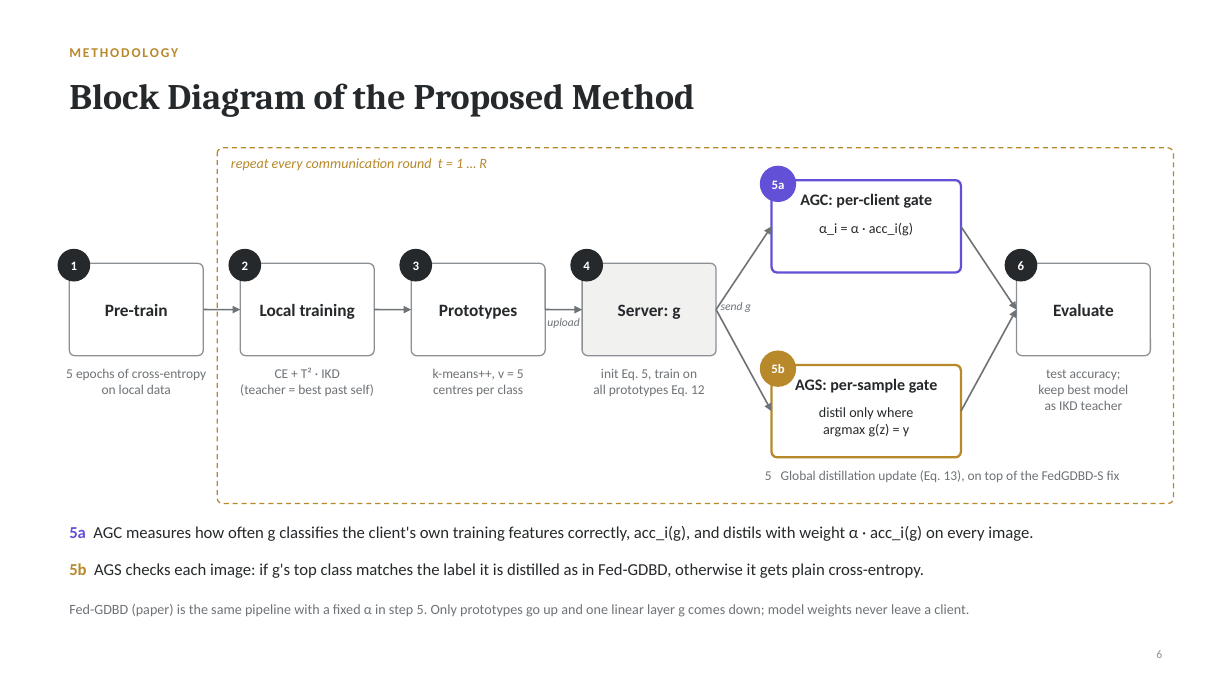
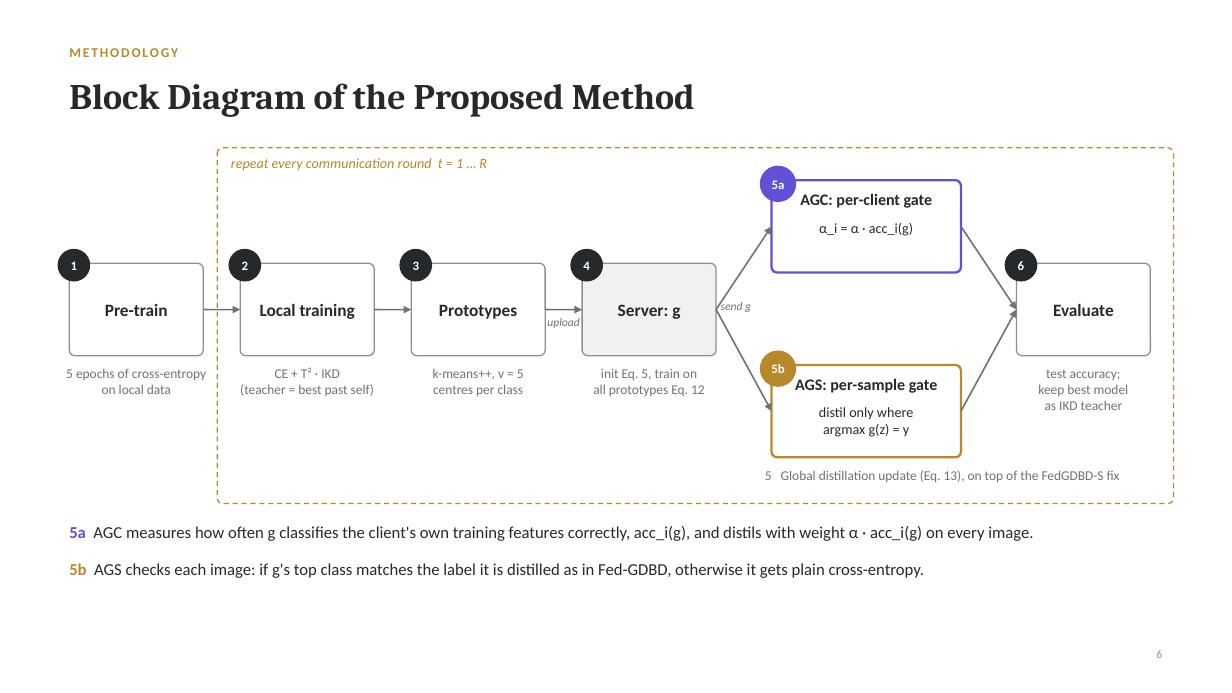
Before and after one commit to md25052007/Fed-GDBD-for-HtFL, a slide deck: slide 6 of presentation/Fed-GDBD_Final_Evaluation.pptx. Drawn at 1232x693 pixels with LibreOffice and Linux fonts; fonts in the diff are those of the drawing. Boxes give left, top, right and bottom in pixels: in the first picture for what was removed or moved away, otherwise in the second. Text is boxed around its words. In the diff, an @@ line names an element or a change of style, - is before the commit and + after.

```diff
--- a/presentation/Fed-GDBD_Final_Evaluation.pptx
+++ b/presentation/Fed-GDBD_Final_Evaluation.pptx
@@ text removed at <box>69,604,969,617</box> @@
-Fed-GDBD (paper) is the same pipeline with a fixed α in step 5. Only prototypes go up and one linear layer g comes down; model weights never leave a client.
```
Also in this commit, not shown: 12 other slides changed, 9 other files.
